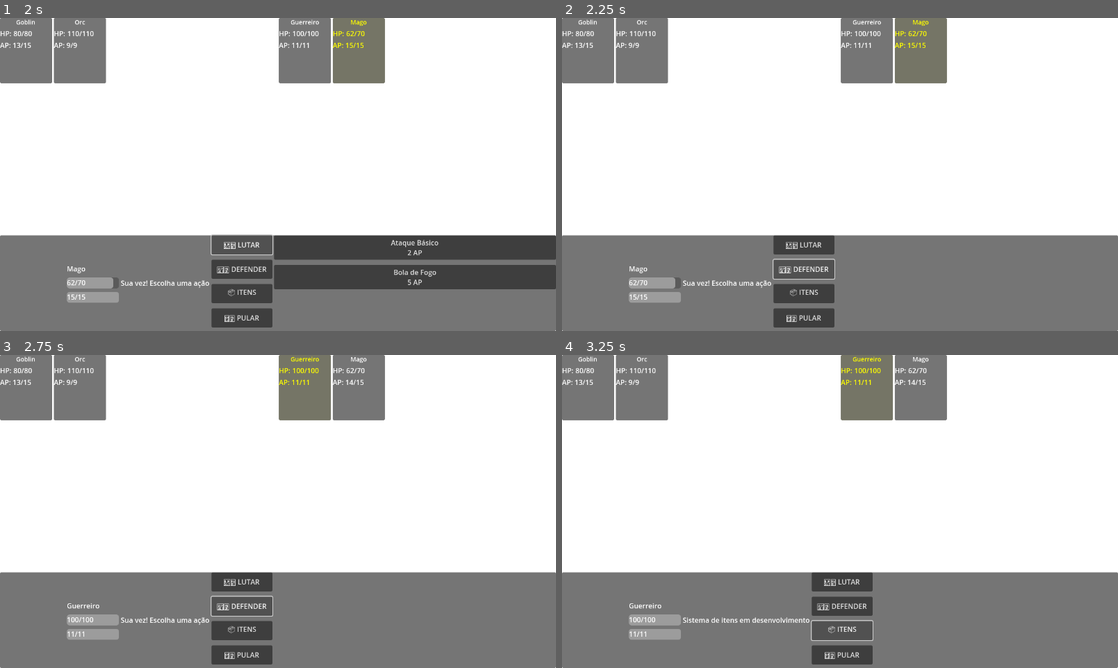
Above: before the commit, frames 1-4 (two rows, left to right).
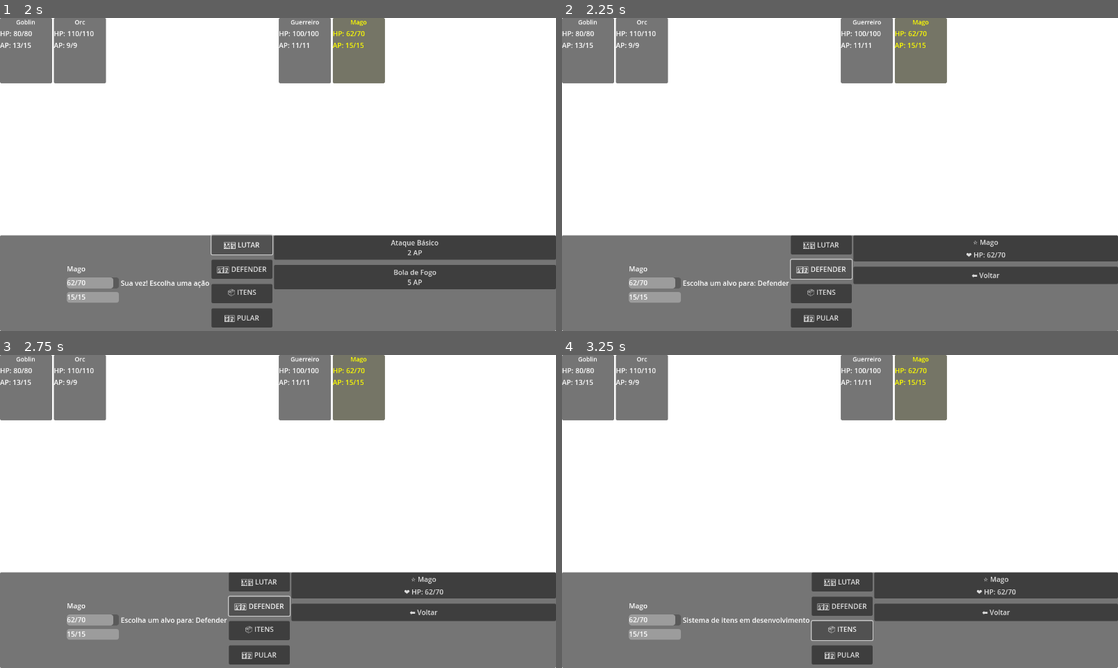
Above: after the commit, the same moments.

Repository: GabrielHR0/Jogo_CG
Game: Godot game, scene res://scenes/main/main.tscn
Same seed, same stepped clock (60 frames per second), same inputs: the game is played once before the commit and once after it. The engine's default icon, where the game draws it, is replaced by a stand-in: a white triangle on a blue panel in a dark square.
Inputs:
- Up to frame 1 (2 s): click "Iniciar Batalha de Teste" at 0.5 s; click "🗡️ LUTAR" at 1.25 s
- Up to frame 2 (2.25 s): click "🛡️ DEFENDER" at 2 s
- Up to frame 3 (2.75 s): no input
- Up to frame 4 (3.25 s): click "📦 ITENS" at 2.75 s

Frame 1 is identical in both runs. In frame 2, 8.8% of the frame differs, in the area x 21-100%, y 69-99%; in frame 3, 9.3%, in the area x 12-100%, y 0-99%; in frame 4, 6.7%.

Commit message:
feat: finalizar batalha após todos os personagens morrerm

Diff:
--- a/scenes/BattleScene/BattleScene.tscn
+++ b/scenes/BattleScene/BattleScene.tscn
@@ -147,3 +147,14 @@
 size_flags_horizontal = 3
 size_flags_vertical = 3
 theme_override_constants/separation = 12
+
+[node name="TargetMenu" type="ScrollContainer" parent="BottomPanel/HBoxContainer"]
+custom_minimum_size = Vector2(140, 0)
+layout_mode = 2
+size_flags_horizontal = 3
+
+[node name="TargetButtons" type="VBoxContainer" parent="BottomPanel/HBoxContainer/TargetMenu"]
+layout_mode = 2
+size_flags_horizontal = 3
+size_flags_vertical = 3
+theme_override_constants/separation = 12
--- a/scenes/BattleScene/battle_scene.gd
+++ b/scenes/BattleScene/battle_scene.gd
@@ -21,15 +21,18 @@
 @onready var items_button  = $BottomPanel/HBoxContainer/CommandMenu/ItemsButton
 @onready var skip_button   = $BottomPanel/HBoxContainer/CommandMenu/SkipButton
 
-# Sub-menus (dentro do mesmo HBoxContainer, conforme seu print)
+# Sub-menus (dentro do mesmo HBoxContainer)
 @onready var attack_menu              = $BottomPanel/HBoxContainer/AttackMenu
 @onready var attack_buttons_container = $BottomPanel/HBoxContainer/AttackMenu/AttackButtons
+@onready var target_menu              = $BottomPanel/HBoxContainer/TargetMenu
+@onready var target_buttons_container = $BottomPanel/HBoxContainer/TargetMenu/TargetButtons
 
 # Sistema de batalha
 var battle: Battle
 var character_displays := {}
 var current_player_character: Character = null
 var selected_action: Action = null
+var battle_ended: bool = false
 
 func _ready():
 	print("=== 🎮 BattleScene READY ===")
@@ -37,28 +40,32 @@
 	setup_ui()
 	connect_buttons()
 
-
 func _setup_root_layout():
-	set_anchors_preset(Control.PRESET_FULL_RECT)  # Layout via Containers [web:9]
+	set_anchors_preset(Control.PRESET_FULL_RECT)
 
 func setup_ui():
 	attack_menu.visible = false
 	attack_buttons_container.visible = false
+	target_menu.visible = false
+	target_buttons_container.visible = false
+
 	fight_button.text = "🗡️ LUTAR"
 	defend_button.text = "🛡️ DEFENDER"
 	items_button.text  = "📦 ITENS"
 	skip_button.text   = "⏭️ PULAR"
-	print("UI ▶️ Botões ok; AttackMenu oculto")  # [web:9]
+	print("UI ▶️ Botões ok; Menus ocultos")
 
 func connect_buttons():
 	fight_button.pressed.connect(_on_fight_pressed)
 	defend_button.pressed.connect(_on_defend_pressed)
 	items_button.pressed.connect(_on_items_pressed)
 	skip_button.pressed.connect(_on_skip_pressed)
-	print("UI 🔗 Sinais conectados")  # [web:9]
+	print("UI 🔗 Sinais conectados")
 
 func setup_battle(allies_party: Party, enemies_party: Party):
 	print("⚔️ Setup battle:", allies_party.name, "vs", enemies_party.name)
+	battle_ended = false
+
 	battle = Battle.new()
 	add_child(battle)
 
@@ -69,6 +76,7 @@
 	battle.turn_completed.connect(_on_turn_completed)
 	battle.character_died.connect(_on_character_died)
 	battle.battle_ended.connect(_on_battle_ended)
+	battle.player_action_selected.connect(_on_player_action_selected)
 
 	battle.setup_battle(allies_party, enemies_party)
 	create_character_displays()
@@ -151,6 +159,9 @@
 	hide_sub_menus()
 
 func _on_player_turn_started(character: Character):
+	if battle_ended:
+		return
+
 	current_player_character = character
 	print("🕐 Turno:", character.name, "| AP:", character.current_ap, "/", character.get_max_ap(), "| Ações:", character.combat_actions.size())
 	_print_actions(character)
@@ -158,7 +169,7 @@
 	highlight_active_character(character.name)
 	action_label.text = "Sua vez! Escolha uma ação"
 	hide_sub_menus() # fecha restos do turno anterior
-	print("🧭 CommandMenu pronto; AttackMenu fechado")
+	print("🧭 CommandMenu pronto; Menus fechados")
 
 func _print_actions(character: Character):
 	if character == null:
@@ -173,12 +184,18 @@
 			print("  •", a.name, "| custo:", a.ap_cost, "| tem AP?:", ok_ap)
 
 func _on_action_executed(character: Character, action: Action, target: Character):
+	if battle_ended:
+		return
+
 	var action_text = "%s usa %s em %s" % [character.name, action.name, target.name]
 	print("✅ Executada:", action_text)
 	action_label.text = action_text
 	update_character_displays()
 
 func _on_turn_completed(character: Character):
+	if battle_ended:
+		return
+
 	print("⏭️ Turno concluído:", character.name)
 	remove_character_highlight(character.name)
 	hide_sub_menus()
@@ -187,44 +204,114 @@
 	print("💀 Morte:", character.name)
 	if character.name in character_displays:
 		var display = character_displays[character.name]
-		display.modulate = Color(0.5, 0.5, 0.5, 0.7)
+		# 🎯 CORREÇÃO: Faz o personagem desaparecer em vez de escurecer
+		display.visible = false
+		# Remove do dicionário para evitar acesso futuro
+		character_displays.erase(character.name)
+		print("   👻 Personagem removido da tela:", character.name)
 
 func _on_battle_ended(victory: bool):
-	print("🎉 VITÓRIA" if victory else "💔 DERROTA")
-	action_label.text = "🎉 VITÓRIA!" if victory else "💔 DERROTA!"
+	print("🎯 BattleScene: _on_battle_ended chamado - Vitória:", victory)
+	battle_ended = true
+
+	if victory:
+		print("🎉 VITÓRIA!")
+		action_label.text = "🎉 VITÓRIA!"
+	else:
+		print("💔 DERROTA!")
+		action_label.text = "💔 DERROTA!"
+
 	hide_sub_menus()
+
+	# 🎯 CORREÇÃO: Voltar para a main após um delay
+	await get_tree().create_timer(2.0).timeout
+	return_to_main()
+
+func _on_player_action_selected():
+	print("🔄 Player action selected signal received")
+	# Este sinal é apenas para sincronização interna do Battle
+	# Não precisa fazer nada aqui
+
+func return_to_main():
+	print("🏠 Voltando para a tela principal...")
+
+	# 🎯 CORREÇÃO: Abordagem direta para trocar de cena
+	var main_scene_path = "res://scenes/main/main.tscn"
+
+	# Verifica se o arquivo existe antes de tentar carregar
+	if FileAccess.file_exists(main_scene_path):
+		get_tree().change_scene_to_file(main_scene_path)
+		print("✅ Cena principal carregada: " + main_scene_path)
+	else:
+		print("❌ Arquivo da cena principal não encontrado: " + main_scene_path)
+		# Fallback: tentar carregar cena com nome comum
+		try_alternative_scenes()
+
+func try_alternative_scenes():
+	# Tenta carregar cenas com nomes alternativos comuns
+	var alternative_paths = [
+		"res://Main.tscn",
+		"res://scenes/main.tscn",
+		"res://Scenes/Main.tscn",
+		"res://menu_principal.tscn",
+		"res://MenuPrincipal.tscn"
+	]
+
+	for path in alternative_paths:
+		if FileAccess.file_exists(path):
+			get_tree().change_scene_to_file(path)
+			print("✅ Cena principal carregada (alternativa): " + path)
+			return
+
+	print("❌ Nenhuma cena principal encontrada. Verifique o nome do arquivo.")
+	# Se não encontrar, pelo menos limpa a batalha
+	queue_free()
 
 # ===== Menus =====
 
 func show_command_menu():
 	hide_sub_menus()
-	print("🧭 CommandMenu visível; AttackMenu oculto")
+	print("🧭 CommandMenu visível; Sub-menus ocultos")
 
 func hide_sub_menus():
 	attack_menu.visible = false
 	attack_buttons_container.visible = false
-	print("🙈 AttackMenu ocultado")
+	target_menu.visible = false
+	target_buttons_container.visible = false
+	print("🙈 Todos os sub-menus ocultados")
 
 func _on_fight_pressed():
+	if battle_ended:
+		return
 	print("🗡️ LUTAR por:", current_player_character and current_player_character.name)
 	show_attack_menu()
 
 func _on_defend_pressed():
+	if battle_ended:
+		return
 	print("🛡️ DEFENDER")
 	if current_player_character == null:
 		print("⚠️ DEFENDER: sem personagem ativo")
 		return
+
 	var defend_action = find_defend_action(current_player_character)
 	if defend_action:
-		execute_player_action(defend_action, current_player_character)
+		# 🛡️ CORREÇÃO: Mostra menu de alvos para defender (apenas self)
+		print("🎯 Defender - mostrando menu de alvos")
+		selected_action = defend_action
+		show_target_menu(defend_action)
 	else:
 		print("⚠️ 'Defender' não encontrada")
 
 func _on_items_pressed():
+	if battle_ended:
+		return
 	print("📦 ITENS (WIP)")
 	action_label.text = "Sistema de itens em desenvolvimento"
 
 func _on_skip_pressed():
+	if battle_ended:
+		return
 	print("⏭️ PULAR")
 	if current_player_character == null:
 		print("⚠️ PULAR: sem personagem ativo")
@@ -235,15 +322,9 @@
 	else:
 		print("⚠️ 'Pular Turno' não encontrada")
 
-func has_any_available_attack(character: Character) -> bool:
-	if character == null or character.combat_actions.is_empty():
-		return false
-	for a in character.combat_actions:
-		if character.has_ap_for_action(a):
-			return true
-	return false
-
 func show_attack_menu():
+	if battle_ended:
+		return
 	print("📂 AttackMenu para:", current_player_character and current_player_character.name)
 	for child in attack_buttons_container.get_children():
 		child.queue_free()
@@ -276,43 +357,139 @@
 
 	attack_menu.visible = true
 	attack_buttons_container.visible = true
-	print("👁️ AttackMenu:", attack_menu.visible, "| Buttons:", attack_buttons_container.visible)
-
-func estimate_damage(action: Action) -> int:
-	if action is AttackAction:
-		var attack_action = action as AttackAction
-		var base_damage = current_player_character.calculate_melee_damage()
-		return int(base_damage * attack_action.damage_multiplier)
-	return current_player_character.calculate_melee_damage()
+	target_menu.visible = false
+	print("👁️ AttackMenu:", attack_menu.visible, "| TargetMenu:", target_menu.visible)
 
 func _on_attack_selected(action: Action):
+	if battle_ended:
+		return
 	print("🎯 Selecionado:", action.name, "por", current_player_character and current_player_character.name)
 	selected_action = action
-	show_attack_targets(action)
-
-
-func show_attack_targets(action: Action):
-	var is_player_ally := current_player_character in battle.allies_party.members
-	var targets: Array[Character] = []
+	show_target_menu(action)
+
+func show_target_menu(action: Action):
+	if battle_ended:
+		return
+	print("🎯 Mostrando alvos para:", action.name)
+
+	# Limpa botões anteriores
+	for child in target_buttons_container.get_children():
+		child.queue_free()
+
+	# Obtém alvos válidos baseado no target_type da ação
+	var valid_targets = get_valid_targets(action)
+
+	if valid_targets.is_empty():
+		print("⚠️ Nenhum alvo válido para:", action.name)
+		var label_empty = Label.new()
+		label_empty.text = "Nenhum alvo disponível"
+		target_buttons_container.add_child(label_empty)
+	else:
+		print("🎯 Alvos válidos encontrados:", valid_targets.size())
+		for target in valid_targets:
+			# 🛡️ CORREÇÃO: Verifica se o target é válido antes de criar o botão
+			if target == null:
+				print("⚠️ Target inválido (null) encontrado, pulando...")
+				continue
+
+			var button = Button.new()
+			var target_type_icon = get_target_type_icon(action.target_type)
+			var status = "💀 MORTO" if not target.is_alive() else "❤️ HP: %d/%d" % [target.current_hp, target.get_max_hp()]
+
+			button.text = "%s %s\n%s" % [target_type_icon, target.name, status]
+			button.custom_minimum_size = Vector2(220, 56)
+			button.disabled = not target.is_alive()  # Desabilita se o alvo estiver morto
+			button.pressed.connect(_on_target_selected.bind(target))
+			target_buttons_container.add_child(button)
+			print("   ➕ Alvo:", target.name, "| Vivo:", target.is_alive())
+
+	# Botão Voltar
+	var back_button = Button.new()
+	back_button.text = "⬅️ Voltar"
+	back_button.custom_minimum_size = Vector2(220, 40)
+	back_button.pressed.connect(_on_target_back_pressed)
+	target_buttons_container.add_child(back_button)
+
+	# Mostra o menu de alvos
+	target_menu.visible = true
+	target_buttons_container.visible = true
+	attack_menu.visible = false
+	action_label.text = "Escolha um alvo para: %s" % action.name
+
+	print("👁️ TargetMenu:", target_menu.visible, "| AttackMenu:", attack_menu.visible)
+
+func get_target_type_icon(target_type: String) -> String:
+	match target_type:
+		"enemy": return "💀"
+		"ally": return "🎯"
+		"self": return "⭐"
+		_: return "❓"
+
+func get_valid_targets(action: Action) -> Array:
+	if current_player_character == null:
+		return []
+
+	var is_player_ally = current_player_character in battle.allies_party.members
+	var targets = []
+
 	match action.target_type:
 		"enemy":
+			# Se é aliado, ataca inimigos; se é inimigo, ataca aliados
 			targets = battle.enemies_party.alive() if is_player_ally else battle.allies_party.alive()
 		"ally":
+			# Se é aliado, cura/ajuda aliados; se é inimigo, cura/ajuda inimigos
 			targets = battle.allies_party.alive() if is_player_ally else battle.enemies_party.alive()
 		"self":
+			# 🛡️ CORREÇÃO: Para ações self, mostra apenas o próprio personagem
 			targets = [current_player_character]
 		_:
+			# Fallback: assume inimigo
 			targets = battle.enemies_party.alive() if is_player_ally else battle.allies_party.alive()
 
-	print("🎯 Seleção:", action.name, "| atacante aliado?:", is_player_ally, "| target_type:", action.target_type, "| qtd targets:", targets.size())
-	if targets.is_empty():
-		action_label.text = "Sem alvos válidos!"
-		return
-	var target = targets[0]
-	execute_player_action(action, target)
-
+	print("🎯 Tipo:", action.target_type, "| Aliado?:", is_player_ally, "| Alvos:", targets.size())
+
+	# 🛡️ CORREÇÃO: Filtra targets nulos
+	var valid_targets = []
+	for target in targets:
+		if target != null:
+			valid_targets.append(target)
+
+	return valid_targets
+
+func _on_target_selected(target: Character):
+	if battle_ended:
+		return
+	# 🛡️ CORREÇÃO: Verifica se o target é válido
+	if target == null:
+		print("❌ Alvo inválido (null) para ação:", selected_action.name if selected_action else "Nenhuma ação")
+		return
+
+	# 🛡️ CORREÇÃO: Verifica se a ação ainda existe
+	if selected_action == null:
+		print("❌ Nenhuma ação selecionada!")
+		return
+
+	print("🎯 Alvo selecionado:", target.name, "para ação:", selected_action.name)
+	execute_player_action(selected_action, target)
+
+func _on_target_back_pressed():
+	if battle_ended:
+		return
+	print("⬅️ Voltando do menu de alvos")
+	# Volta para o menu anterior
+	if selected_action:
+		if selected_action in current_player_character.combat_actions:
+			# Se veio do menu de ataques, volta para lá
+			show_attack_menu()
+		else:
+			# Se veio do menu principal (defender), volta para o CommandMenu
+			hide_sub_menus()
+	else:
+		hide_sub_menus()
 
 func execute_player_action(action: Action, target: Character):
+	if battle_ended:
+		return
 	if current_player_character == null:
 		print("⚠️ execute_player_action: sem personagem ativo")
 		return
@@ -320,8 +497,6 @@
 	hide_sub_menus()
 	battle.on_player_select_action(action, target)
 	selected_action = null
-	# Battle cuidará de executar e encerrar o turno
-
 
 # ===== Utilitários =====
 
